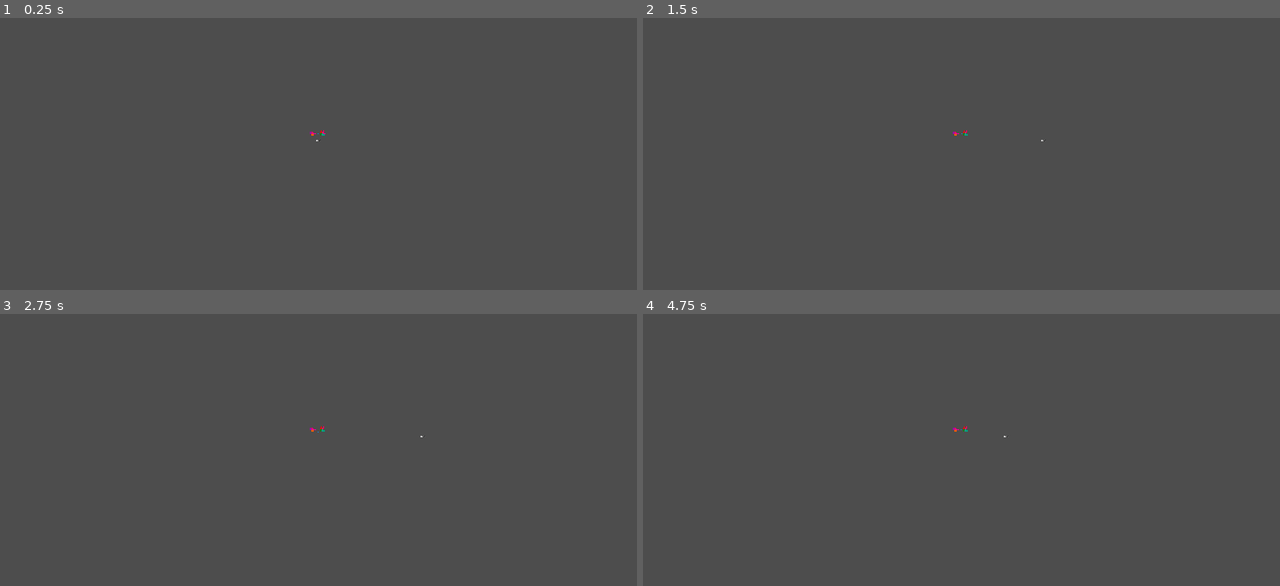
Above: before the commit, frames 1-4 (two rows, left to right).
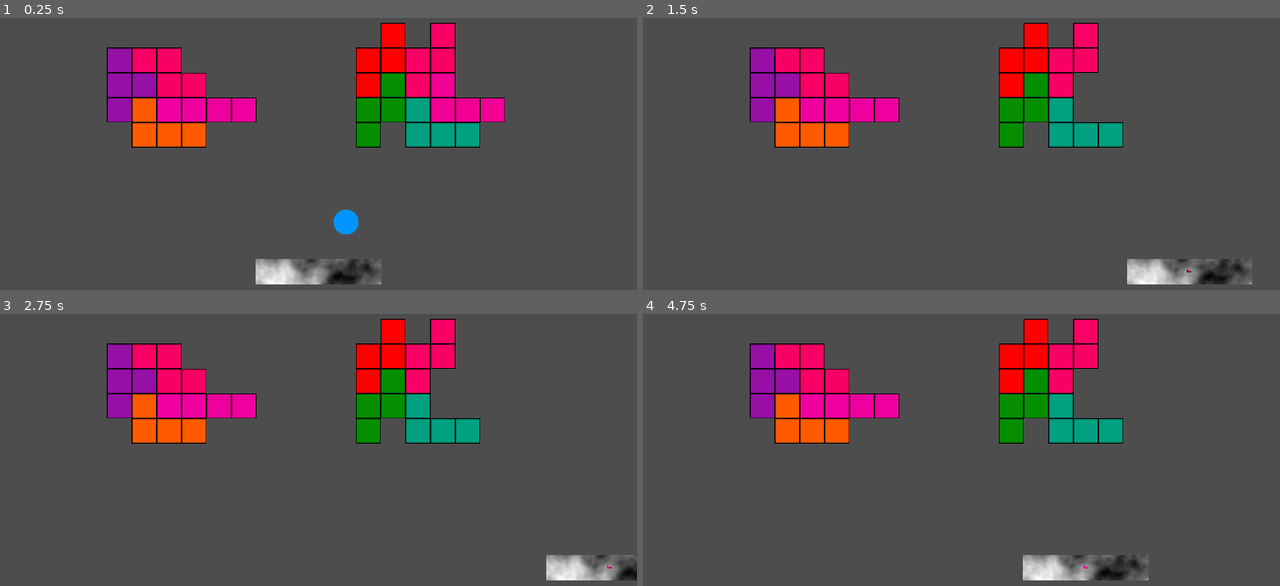
Above: after the commit, the same moments.

Repository: dadames/GMTK2024
Game: Godot game, scene res://Game/game.tscn
The game is run twice, just before and just after one commit, with the same random seed, the same clock (stepped at 60 frames per second) and the same inputs. This scene is started directly instead of the project's main scene.
Inputs:
- Up to frame 1 (0.25 s): no input
- Up to frame 2 (1.5 s): hold Right (ui_right) 0.53-1.28 s; hold 0 0.53-1.28 s; hold Left (ui_left) from 1.28 s (still down); tap 0 at 1.35 s
- Up to frame 3 (2.75 s): release Left (ui_left) at 2.03 s; hold Right (ui_right) from 2.03 s (still down); hold 0 from 2.03 s (still down)
- Up to frame 4 (4.75 s): release 0 at 2.78 s; tap 0 at 2.85, 4.35 s; tap Enter at 3.5 s; release Right (ui_right) at 3.53 s; hold 0 3.53-4.28 s; hold Left (ui_left) from 3.53 s (still down)

The runs differ from the first frame. In frame 1, 14% of the frame differs, in the area x 16-80%, y 1-98%; in frame 2, 13%; in frame 3, 13%; in frame 4, 13%.

Commit message:
Paddle stays within bounds

Diff:
--- a/Game/Paddle/paddle.gd
+++ b/Game/Paddle/paddle.gd
@@ -2,7 +2,7 @@
 
 extends CharacterBody2D
 
-const INITIAL_SPEED = 18000.0
+const INITIAL_SPEED = 2000.0
 
 var speed: float = INITIAL_SPEED
 
@@ -13,7 +13,7 @@
 
 @onready var sprite: Sprite2D = $Sprite2D
 @onready var body: PhysicsBody2D = $StaticBody2D
-@onready var collider: CollisionShape2D = $StaticBody2D/CollisionShape2D
+@onready var collider: CollisionShape2D = %CollisionShape2D
 
 func _ready() -> void:
 	sprite.texture.width = Globals.BLOCK_PIXELS * width
@@ -35,8 +35,7 @@
 		velocity.x = direction * delta * INITIAL_SPEED
 	else:
 		velocity.x = move_toward(velocity.x, 0, delta * INITIAL_SPEED)
-
-	move_and_slide()
+	move_and_collide(velocity * delta)
 
 func consume_brick(brick: Brick, destination: Vector2i) -> void:
 	add_child(brick)
--- a/Game/Paddle/paddle.tscn
+++ b/Game/Paddle/paddle.tscn
@@ -1,6 +1,9 @@
 [gd_scene load_steps=6 format=3 uid="uid://bjx5beibty7lr"]
 
 [ext_resource type="Script" path="res://Game/Paddle/paddle.gd" id="1_fdgyd"]
+
+[sub_resource type="RectangleShape2D" id="RectangleShape2D_7tft1"]
+size = Vector2(160, 32)
 
 [sub_resource type="FastNoiseLite" id="FastNoiseLite_1cblr"]
 
@@ -13,12 +16,14 @@
 friction = 0.0
 bounce = 1.0
 
-[sub_resource type="RectangleShape2D" id="RectangleShape2D_7tft1"]
-size = Vector2(160, 32)
-
 [node name="Paddle" type="CharacterBody2D"]
+collision_layer = 4
+collision_mask = 0
 motion_mode = 1
 script = ExtResource("1_fdgyd")
+
+[node name="CollisionShape2D" type="CollisionShape2D" parent="."]
+shape = SubResource("RectangleShape2D_7tft1")
 
 [node name="Sprite2D" type="Sprite2D" parent="."]
 texture = SubResource("NoiseTexture2D_jnx1s")
@@ -28,4 +33,5 @@
 constant_angular_velocity = 1.74533
 
 [node name="CollisionShape2D" type="CollisionShape2D" parent="StaticBody2D"]
+unique_name_in_owner = true
 shape = SubResource("RectangleShape2D_7tft1")
--- a/Game/game.tscn
+++ b/Game/game.tscn
@@ -13,11 +13,12 @@
 
 [node name="Camera2D" parent="." instance=ExtResource("1_mqw14")]
 unique_name_in_owner = true
-zoom = Vector2(1, 1)
 
 [node name="Paddle" parent="." instance=ExtResource("3_31cgl")]
 position = Vector2(-9.53674e-07, 11)
 scale = Vector2(0.063, 0.063)
+collision_layer = 2
+collision_mask = 0
 
 [node name="Ball" parent="." instance=ExtResource("4_nyhvm")]
 position = Vector2(0, 4)
@@ -25,37 +26,41 @@
 
 [node name="TopBoundary" type="StaticBody2D" parent="."]
 unique_name_in_owner = true
-position = Vector2(1, -32)
+position = Vector2(0, -14.4)
 rotation = 3.14159
+collision_layer = 2
+collision_mask = 0
 
 [node name="CollisionShape2D" type="CollisionShape2D" parent="TopBoundary"]
-position = Vector2(1, -16)
 shape = SubResource("WorldBoundaryShape2D_1uayy")
 
 [node name="BottomBoundary" type="StaticBody2D" parent="."]
 unique_name_in_owner = true
-position = Vector2(0, 32)
+position = Vector2(0, 14.4)
+collision_layer = 2
+collision_mask = 0
 
 [node name="CollisionShape2D" type="CollisionShape2D" parent="BottomBoundary"]
-position = Vector2(1, -16)
 shape = SubResource("WorldBoundaryShape2D_1uayy")
 
 [node name="LeftBoundary" type="StaticBody2D" parent="."]
 unique_name_in_owner = true
-position = Vector2(-43, 1)
+position = Vector2(-25.6, 0)
 rotation = 1.5708
+collision_layer = 2
+collision_mask = 0
 
 [node name="CollisionShape2D" type="CollisionShape2D" parent="LeftBoundary"]
-position = Vector2(1, -16)
 shape = SubResource("WorldBoundaryShape2D_1uayy")
 
 [node name="RightBoundary" type="StaticBody2D" parent="."]
 unique_name_in_owner = true
-position = Vector2(640, 0)
+position = Vector2(25.6, 0)
 rotation = -1.5708
+collision_layer = 2
+collision_mask = 0
 
 [node name="CollisionShape2D" type="CollisionShape2D" parent="RightBoundary"]
-position = Vector2(1, -16)
 shape = SubResource("WorldBoundaryShape2D_1uayy")
 
 [node name="Level1" parent="." instance=ExtResource("2_0hxx3")]
--- a/project.godot
+++ b/project.godot
@@ -34,3 +34,9 @@
 [global_group]
 
 Level=""
+
+[layer_names]
+
+2d_physics/layer_2="Wall"
+2d_physics/layer_3="Paddle"
+2d_physics/layer_4="Brick"
Not shown: 1 places in Game/Brick/brick.tscn that only renumber resources
Not shown: 1 places in Game/Brick/semi_brick.tscn that only renumber resources
